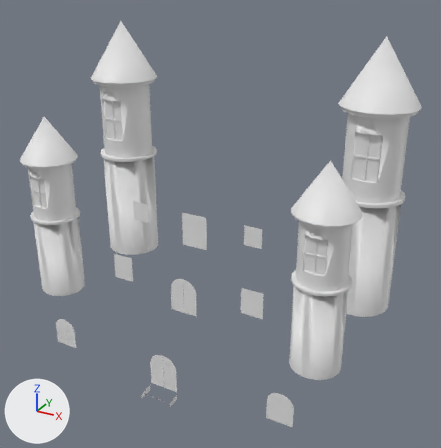
Renders of the OBJ model models/castle_towers_doors.obj from each side of a commit.
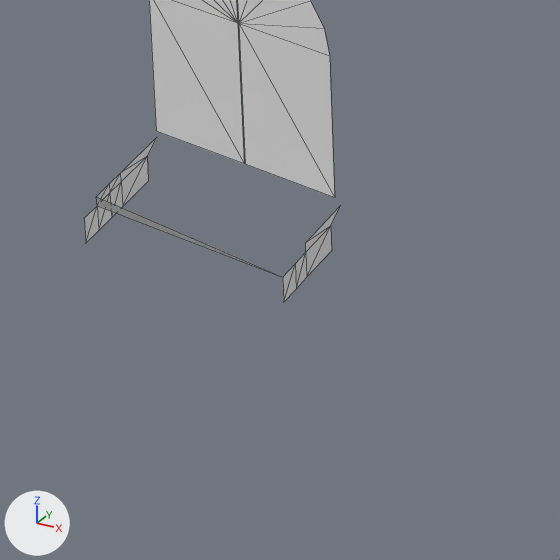
Each version appears first whole from a 50 mm camera at (33.96, -39.18, 48.04) aimed at (1.28, 20.24, 18.33), and next in a close-up on the part from 29% to 47% of the width and 81% to 99% of the height. The axes (+X, +Y, +Z) are drawn at lower left. The lights are the same throughout. The close-ups show mesh edges as thin lines. Where no turn or scale is listed for an object, it has been applied to the vertices.

Objects in the first close-up: 'Towers_Doors_and_Windows.003'.
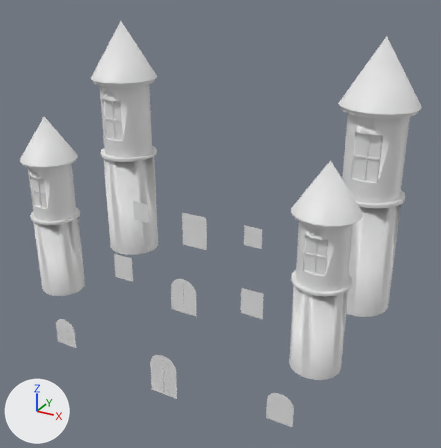
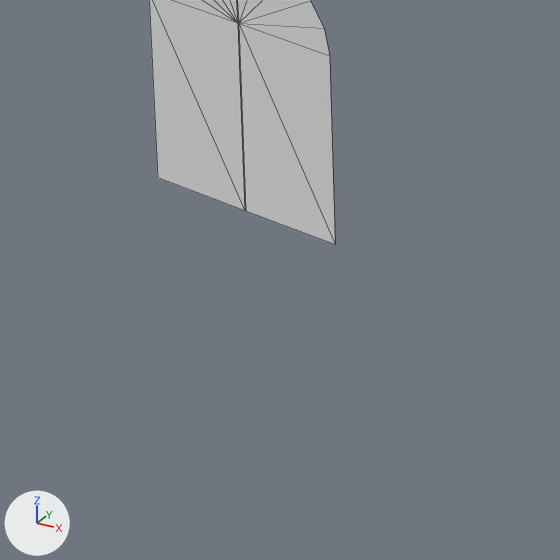
Commit message: Added castle bBoxes files

Location of each change, [x1, y1, x2, y2] in pixels of the close-ups (560 x 560 px):
'Towers_Doors_and_Windows.003', reshaped: before [84, 0, 340, 302]; after [149, 0, 335, 245]
part 1 of me_towers_doors_and_windows_003, deleted: before [84, 138, 340, 302]
part 2 of me_towers_doors_and_windows_003, cut back: before [149, 0, 335, 198]; after [149, 0, 335, 245]

Edits to the bpy script that builds the scene:
```text
Change me_towers_doors_and_windows_003:
    where me_towers_doors_and_windows_003.from_pydata(...)  # 1284 vertices, 2033 faces, 2 loose edges; spans x -22.7..21.4, y 7.2..33.0, z 0.0..40.3
    used by ob_towers_doors_and_windows_003; location = (0.0, 0.0, 0.0)
    verts and faces of me_towers_doors_and_windows_003; kept vertices keep their numbers, new ones are numbered from 1284
    before: 79 (-2.2, 7.9, 0.7) at pixel (109, 183), 82 (-2.2, 7.9, 0.9), 632 (1.5, 9.3, 0.9) at pixel (334, 197), 648 (1.5, 9.4, 0.7) at pixel (340, 205), 657 (-0.4, 9.3, 0.9) at pixel (244, 163)
    before: 1276 (-0.3, 9.3, 0.9) at pixel (245, 164), 1278 (1.5, 9.4, 0.9), 1279 (-2.2, 9.3, 0.9) at pixel (156, 131)
    me_towers_doors_and_windows_003 part 1: the loose piece of 26 vertices spanning x -2.2..1.5, y 7.2..9.4, z 0.0..0.9 is deleted
    me_towers_doors_and_windows_003 part 2
    add delete_edges([(79, 82), (648, 1278)])
    add for i in [632, 657, 1276, 1279]: verts[i] += (0.0, -0.1, -0.9)
```
